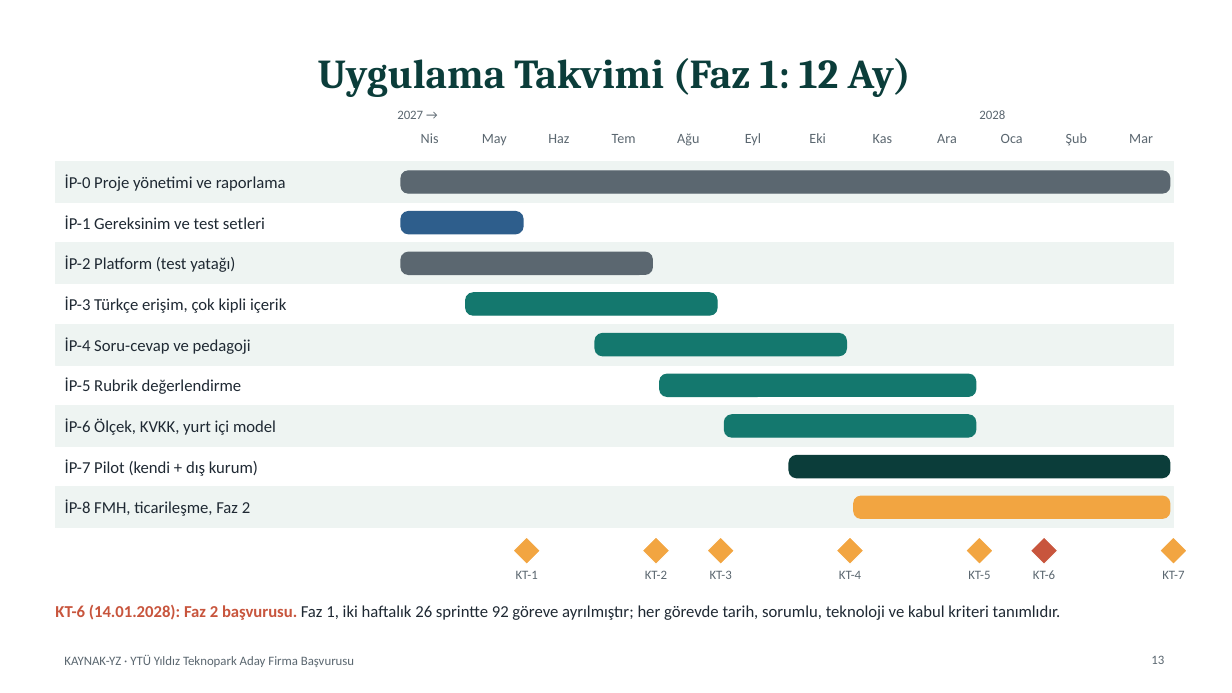
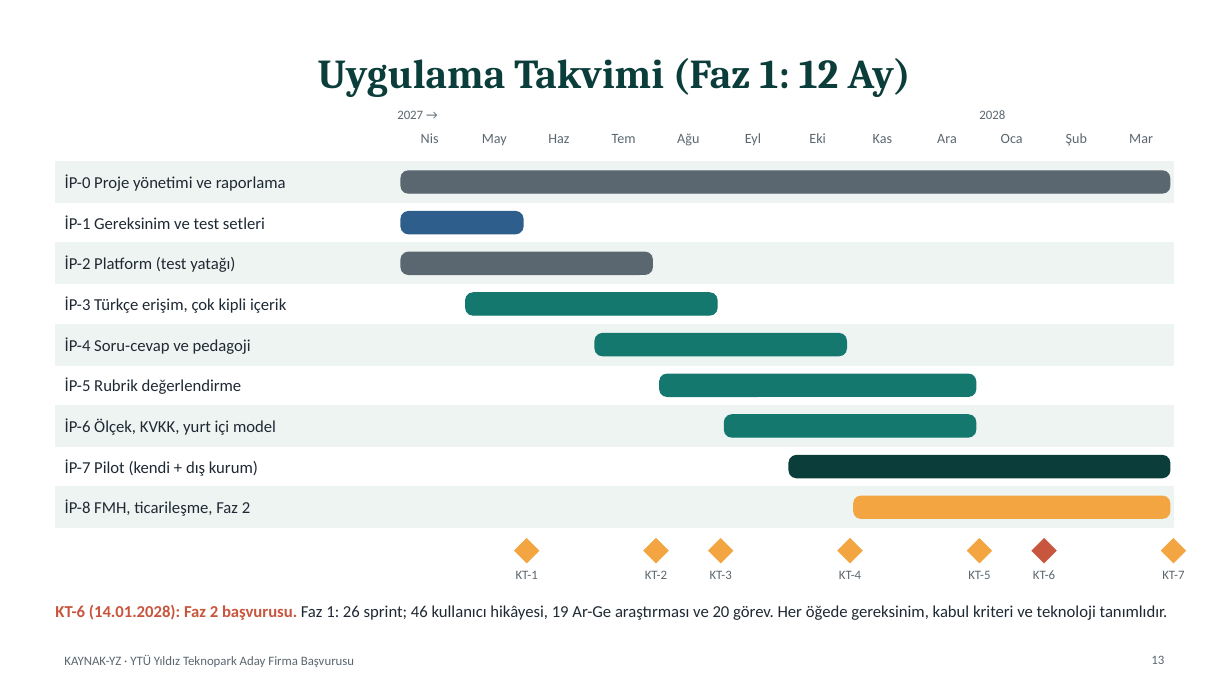
Before and after one commit to adecust/yildiz-teknopark-basvuru, a slide deck: slide 13 of teslim/KAYNAK-YZ_Firma_Proje_Sunumu.pptx. Drawn at 1232x693 pixels with LibreOffice and Linux fonts; fonts in the diff are those of the drawing. Boxes give left, top, right and bottom in pixels: in the first picture for what was removed or moved away, otherwise in the second. Text is boxed around its words. In the diff, an @@ line names an element or a change of style, - is before the commit and + after.

Commit message:
Ürün backlog'u: epikler, kullanıcı hikâyeleri, Ar-Ge araştırmaları, gereksinimler ve issue şablonları

```diff
--- a/teslim/KAYNAK-YZ_Firma_Proje_Sunumu.pptx
+++ b/teslim/KAYNAK-YZ_Firma_Proje_Sunumu.pptx
@@ text at bbox=[55, 605, 1168, 620]: text changed @@
-KT-6 (14.01.2028): Faz 2 başvurusu. Faz 1, iki haftalık 26 sprintte 92 göreve ayrılmıştır; her görevde tarih, sorumlu, teknoloji ve kabul kriteri tanımlıdır.
+KT-6 (14.01.2028): Faz 2 başvurusu. Faz 1: 26 sprint; 46 kullanıcı hikâyesi, 19 Ar-Ge araştırması ve 20 görev. Her öğede gereksinim, kabul kriteri ve teknoloji tanımlıdır.
```
Also in this commit, not shown: 17 other files.
